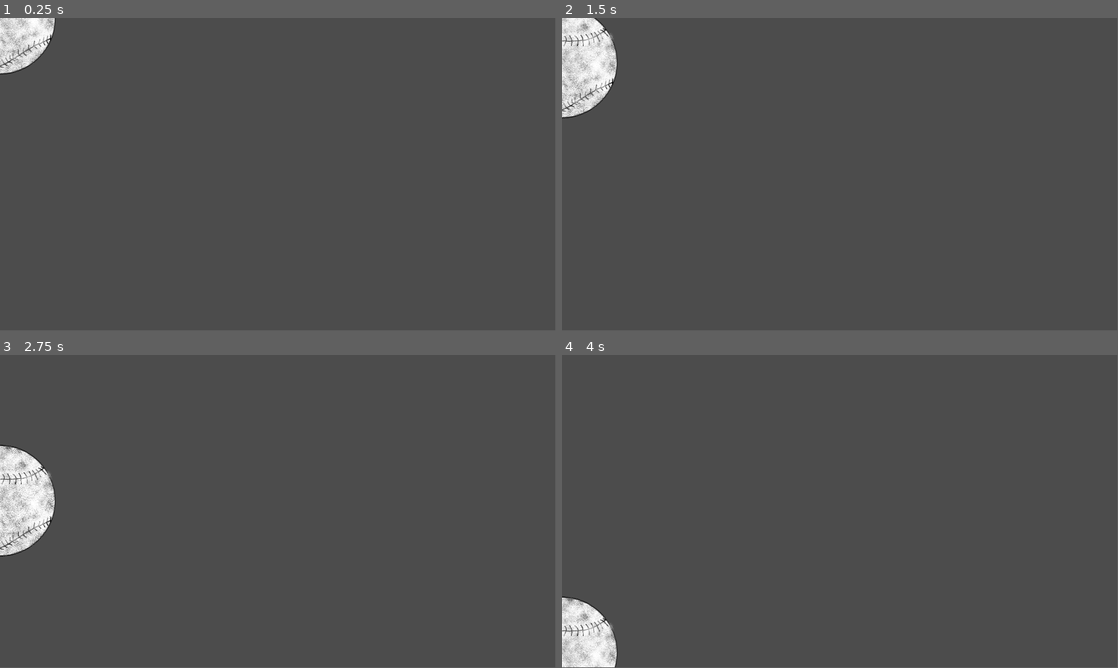
Above: before the commit, frames 1-4 (two rows, left to right).
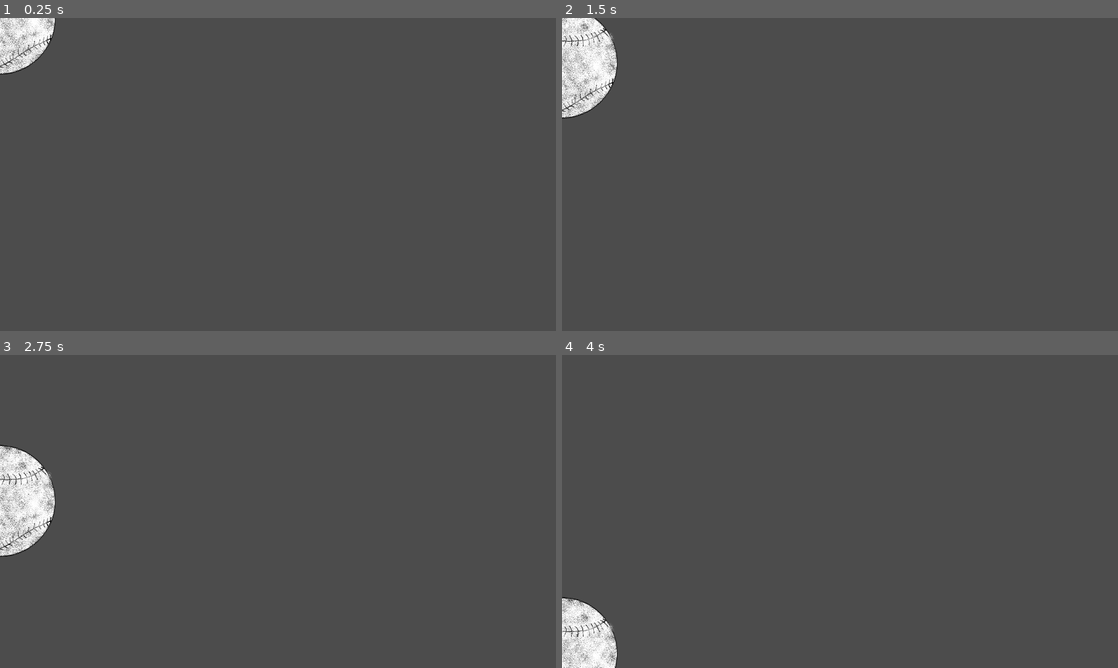
Above: after the commit, the same moments.

Repository: Giildo/game-jam-2023
Game: Godot game, scene res://blocs/student/ball.tscn
Two runs of this game, one before a commit and one after it. Both use one fixed random seed, a clock stepped at 60 frames per second and the inputs below. The project has no main scene, so this scene is started directly. The engine's default icon, where the game draws it, is replaced by a stand-in: a white triangle on a blue panel in a dark square.
Inputs:
- Up to frame 1 (0.25 s): no input
- Up to frame 2 (1.5 s): no input
- Up to frame 3 (2.75 s): no input
- Up to frame 4 (4 s): no input
In our replay, the window is 799x449 before the commit and 800x450 after it. These sizes can differ from the game's own. Grey fills any space a smaller window leaves; there, only what the larger window draws over its background counts as a difference.

The runs differ from the first frame. In frame 1, 0.3% of the frame differs, in the area x 0-10%, y 0-18%; in frame 2, 0.5%; in frame 3, 1.0%, in the area x 0-10%, y 28-65%; in frame 4, 0.7%.

Commit message:
Add spawn system

Diff:
--- a/blocs/student/ball.tscn
+++ b/blocs/student/ball.tscn
@@ -4,17 +4,15 @@
 [ext_resource path="res://blocs/bloc.tscn" type="PackedScene" id=2]
 
 [sub_resource type="CircleShape2D" id=1]
-radius = 190.066
+radius = 190.591
 
 [node name="Bloc" instance=ExtResource( 2 )]
 
 [node name="CollisionPolygon2D" parent="." index="0"]
-polygon = PoolVector2Array( 162, -43, -28, 151, 165, 342, 355, 152, 219.215, 14.8078 )
 disabled = true
 
 [node name="CollisionShape2D" type="CollisionShape2D" parent="." index="1"]
 shape = SubResource( 1 )
-disabled = true
 
 [node name="Sprite" parent="." index="2"]
 visible = true
--- a/blocs/translater/4.tscn
+++ b/blocs/translator/4.tscn
@@ -1,13 +1,16 @@
 [gd_scene load_steps=3 format=2]
 
 [ext_resource path="res://blocs/bloc.tscn" type="PackedScene" id=1]
-[ext_resource path="res://blocs/translater/4.png" type="Texture" id=2]
+[ext_resource path="res://blocs/translator/4.png" type="Texture" id=2]
 
 [node name="Bloc" instance=ExtResource( 1 )]
 
 [node name="CollisionPolygon2D" parent="." index="0"]
+position = Vector2( -66, -61 )
+scale = Vector2( 0.4, 0.4 )
 polygon = PoolVector2Array( 190, -53, -4, 236, -4, 265, 169, 265, 169, 335, 227, 335, 227, 265, 294, 265, 294, 212, 227, 212, 227, -53 )
 
 [node name="Sprite" parent="." index="1"]
 visible = true
+scale = Vector2( 0.4, 0.4 )
 texture = ExtResource( 2 )
--- a/blocs/translater/m.tscn
+++ b/blocs/translator/d.tscn
@@ -1,16 +1,13 @@
 [gd_scene load_steps=3 format=2]
 
 [ext_resource path="res://blocs/bloc.tscn" type="PackedScene" id=1]
-[ext_resource path="res://blocs/translater/m.png" type="Texture" id=2]
+[ext_resource path="res://blocs/translator/d.png" type="Texture" id=2]
 
 [node name="Bloc" instance=ExtResource( 1 )]
 
 [node name="CollisionPolygon2D" parent="." index="0"]
-polygon = PoolVector2Array( 276, -20, 165, 118, 53, -20, 6, -20, -52, 311, -52, 319, 15, 319, 54, 79, 160, 186, 169, 186, 278, 79, 314, 319, 381, 320, 381, 306, 324, -20 )
+polygon = PoolVector2Array( 75, -64, 72, 28, 61, 127, 42, 179, 21, 222, -12, 222, -12, 374, 47, 375, 47, 280, 296, 280, 296, 375, 354, 375, 354, 222, 317, 222, 317, -64 )
 
 [node name="Sprite" parent="." index="1"]
 visible = true
 texture = ExtResource( 2 )
-__meta__ = {
-"_edit_lock_": true
-}
--- a/blocs/translater/ma.tscn
+++ b/blocs/translator/m.tscn
@@ -1,13 +1,16 @@
 [gd_scene load_steps=3 format=2]
 
 [ext_resource path="res://blocs/bloc.tscn" type="PackedScene" id=1]
-[ext_resource path="res://blocs/translater/ma.png" type="Texture" id=2]
+[ext_resource path="res://blocs/translator/m.png" type="Texture" id=2]
 
 [node name="Bloc" instance=ExtResource( 1 )]
 
 [node name="CollisionPolygon2D" parent="." index="0"]
-polygon = PoolVector2Array( 354, -6, -43, -6, -33, 55, 304, 46, 263, 109, 212, 157, 160, 189, 90, 127, 59, 178, 125, 218, 188, 275, 233, 332, 283, 281, 212, 219, 294, 145, 364, 46, 385, 35 )
+polygon = PoolVector2Array( 276, -20, 165, 118, 53, -20, 6, -20, -52, 311, -52, 319, 15, 319, 54, 79, 160, 186, 169, 186, 278, 79, 314, 319, 381, 320, 381, 306, 324, -20 )
 
 [node name="Sprite" parent="." index="1"]
 visible = true
 texture = ExtResource( 2 )
+__meta__ = {
+"_edit_lock_": true
+}
--- a/blocs/translater/d.tscn
+++ b/blocs/translator/ma.tscn
@@ -1,12 +1,12 @@
 [gd_scene load_steps=3 format=2]
 
 [ext_resource path="res://blocs/bloc.tscn" type="PackedScene" id=1]
-[ext_resource path="res://blocs/translater/d.png" type="Texture" id=2]
+[ext_resource path="res://blocs/translator/ma.png" type="Texture" id=2]
 
 [node name="Bloc" instance=ExtResource( 1 )]
 
 [node name="CollisionPolygon2D" parent="." index="0"]
-polygon = PoolVector2Array( 75, -64, 72, 28, 61, 127, 42, 179, 21, 222, -12, 222, -12, 374, 47, 375, 47, 280, 296, 280, 296, 375, 354, 375, 354, 222, 317, 222, 317, -64 )
+polygon = PoolVector2Array( 354, -6, -43, -6, -33, 55, 304, 46, 263, 109, 212, 157, 160, 189, 90, 127, 59, 178, 125, 218, 188, 275, 233, 332, 283, 281, 212, 219, 294, 145, 364, 46, 385, 35 )
 
 [node name="Sprite" parent="." index="1"]
 visible = true
--- a/blocs/translater/omega.tscn
+++ b/blocs/translator/omega.tscn
@@ -1,6 +1,6 @@
 [gd_scene load_steps=3 format=2]
 
-[ext_resource path="res://blocs/translater/omega.png" type="Texture" id=1]
+[ext_resource path="res://blocs/translator/omega.png" type="Texture" id=1]
 [ext_resource path="res://blocs/bloc.tscn" type="PackedScene" id=2]
 
 [node name="Bloc" instance=ExtResource( 2 )]
--- a/controller.gd
+++ /dev/null
@@ -1,23 +0,0 @@
-class_name Controller
-extends Node
-
-
-# Declare member variables here. Examples:
-# var a = 2
-# var b = "text"
-
-var bloc
-
-#func _input(event):
-
-# Called when the node enters the scene tree for the first time.
-func _ready():
-	bloc = get_node('Bloc')
-
-
-# Called every frame. 'delta' is the elapsed time since the previous frame.
-#func _process(delta):
-#	pass
-
-func _physics_process(delta):
-	pass
--- /dev/null
+++ b/main.gd
@@ -0,0 +1,20 @@
+extends Node
+
+
+# Declare member variables here. Examples:
+var spawners: Array
+
+func start_game(characters: Array) -> void:
+	for i in range(characters.size()):
+		var spawner = Spawner.new(characters[i], characters.size(), i)
+		spawners.append(spawner)
+		add_child(spawner)
+
+# Called when the node enters the scene tree for the first time.
+func _ready():
+	start_game([Spawner.CharactersType.STUDENT])
+
+
+# Called every frame. 'delta' is the elapsed time since the previous frame.
+#func _process(delta):
+#	pass
--- /dev/null
+++ b/main.tscn
@@ -0,0 +1,9 @@
+[gd_scene load_steps=3 format=2]
+
+[ext_resource path="res://main.gd" type="Script" id=1]
+[ext_resource path="res://test_scene.tscn" type="PackedScene" id=2]
+
+[node name="Main" type="Node"]
+script = ExtResource( 1 )
+
+[node name="Node2D" parent="." instance=ExtResource( 2 )]
--- a/project.godot
+++ b/project.godot
@@ -15,13 +15,13 @@
 "path": "res://blocs/bloc.gd"
 }, {
 "base": "Node",
-"class": "Controller",
+"class": "Spawner",
 "language": "GDScript",
-"path": "res://controller.gd"
+"path": "res://spawner.gd"
 } ]
 _global_script_class_icons={
 "Bloc": "",
-"Controller": ""
+"Spawner": ""
 }
 
 [application]
@@ -33,6 +33,8 @@
 
 window/size/width=1920
 window/size/height=1080
+window/stretch/mode="2d"
+window/stretch/aspect="keep"
 
 [gui]
 
--- /dev/null
+++ b/spawner.gd
@@ -0,0 +1,104 @@
+class_name Spawner
+extends Node
+
+
+# Declare member variables here. Examples:
+# var a = 2
+# var b = "text"
+
+var bloc
+var type
+var nb: int
+var player_index: int
+var current_block: Bloc
+
+enum CharactersType {
+	STUDENT,
+	BUILDER,
+	DOCTOR,
+	GAMER,
+	TRANSLATOR,
+}
+
+var blocs_scenes = {
+	CharactersType.STUDENT: [
+		{
+			"bloc": preload("res://blocs/student/ball.tscn"),
+			"proba": 1.5,
+		},
+		{
+			"bloc": preload("res://blocs/student/ruler.tscn"),
+			"proba": 4.0,
+		},
+		{
+			"bloc": preload("res://blocs/student/slate.tscn"),
+			"proba": 4.5,
+		},
+	],
+	CharactersType.TRANSLATOR: [
+		{
+			"bloc": preload("res://blocs/translator/4.tscn"),
+			"proba": 2.0,
+		},
+		{
+			"bloc": preload("res://blocs/translator/d.tscn"),
+			"proba": 2.0,
+		},
+		{
+			"bloc": preload("res://blocs/translator/m.tscn"),
+			"proba": 2.0,
+		},
+		{
+			"bloc": preload("res://blocs/translator/ma.tscn"),
+			"proba": 2.0,
+		},
+		{
+			"bloc": preload("res://blocs/translator/omega.tscn"),
+			"proba": 2.0,
+		},
+	]
+}
+
+func _init(characterType, nb: int, player_index):
+	print(characterType, nb, player_index)
+	type = characterType
+	self.nb = nb
+	self.player_index = player_index
+
+#func _input(event):
+
+func get_block(range_nb: float) -> Bloc:
+	var proba: float = 0
+	for bloc_settings in blocs_scenes[type]:
+		proba = bloc_settings.proba
+		print(range_nb, proba)
+		if range_nb <= proba:
+			return  bloc_settings.bloc.instance()
+
+	return blocs_scenes[type][blocs_scenes[type].size() - 1].bloc.instance()
+
+# Called when the node enters the scene tree for the first time.
+func _ready():
+	spawn()
+
+# Called every frame. 'delta' is the elapsed time since the previous frame.
+#func _process(delta):
+#	pass
+
+func spawn() -> void:
+	var spawn_position = Vector2(
+		(get_viewport().size.x * (player_index + 1)) / (nb + 1),
+		 50
+	)
+	randomize()
+	current_block = get_block(rand_range(0, 10))
+	current_block.position = spawn_position
+	current_block.connect("on_floor", self, "new_spawn")
+	add_child(current_block)
+
+func new_spawn() -> void:
+	yield(get_tree().create_timer(1.0), "timeout")
+	spawn()
+
+func _physics_process(delta):
+	pass
--- a/test_scene.tscn
+++ b/test_scene.tscn
@@ -1,6 +1,4 @@
-[gd_scene load_steps=3 format=2]
-
-[ext_resource path="res://blocs/translater/ma.tscn" type="PackedScene" id=1]
+[gd_scene load_steps=2 format=2]
 
 [sub_resource type="RectangleShape2D" id=1]
 extents = Vector2( 500, 50 )
@@ -15,6 +13,3 @@
 
 [node name="CollisionShape2D" type="CollisionShape2D" parent="StaticBody2D"]
 shape = SubResource( 1 )
-
-[node name="Bloc" parent="." instance=ExtResource( 1 )]
-position = Vector2( 905, -25 )
Renamed: blocs/translater/4.png -> blocs/translator/4.png
Not shown, changed: blocs/translator/4.png.import
Renamed: blocs/translater/Craie - Ardoise.png -> blocs/translator/Craie - Ardoise.png
Not shown, changed: blocs/translator/Craie - Ardoise.png.import
Renamed: blocs/translater/Craie - Balle.png -> blocs/translator/Craie - Balle.png
Not shown, changed: blocs/translator/Craie - Balle.png.import
Renamed: blocs/translater/d.png -> blocs/translator/d.png
Not shown, changed: blocs/translator/d.png.import
Renamed: blocs/translater/m.png -> blocs/translator/m.png
Not shown, changed: blocs/translator/m.png.import
Renamed: blocs/translater/ma.png -> blocs/translator/ma.png
Not shown, changed: blocs/translator/ma.png.import
(and 2 more such lines)
